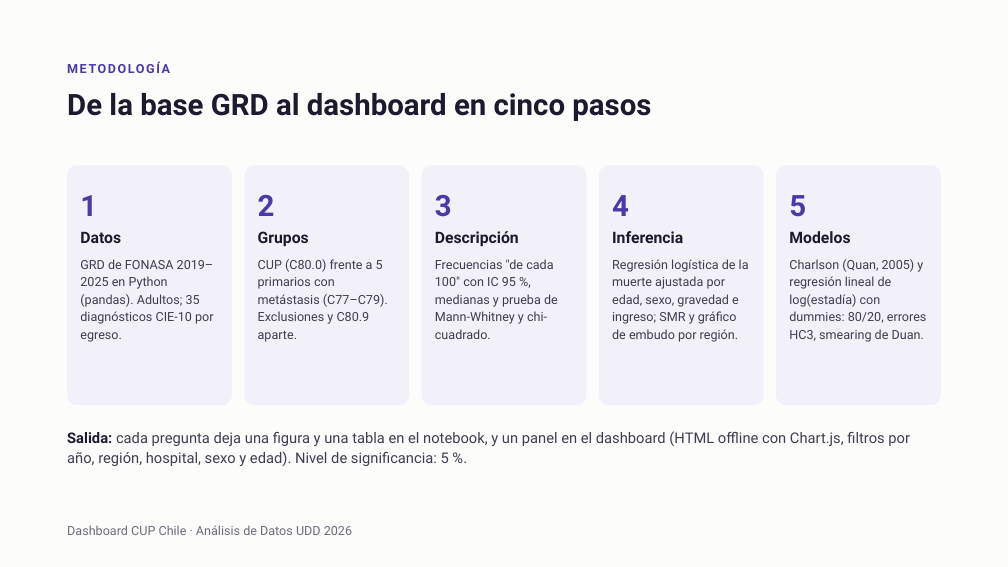
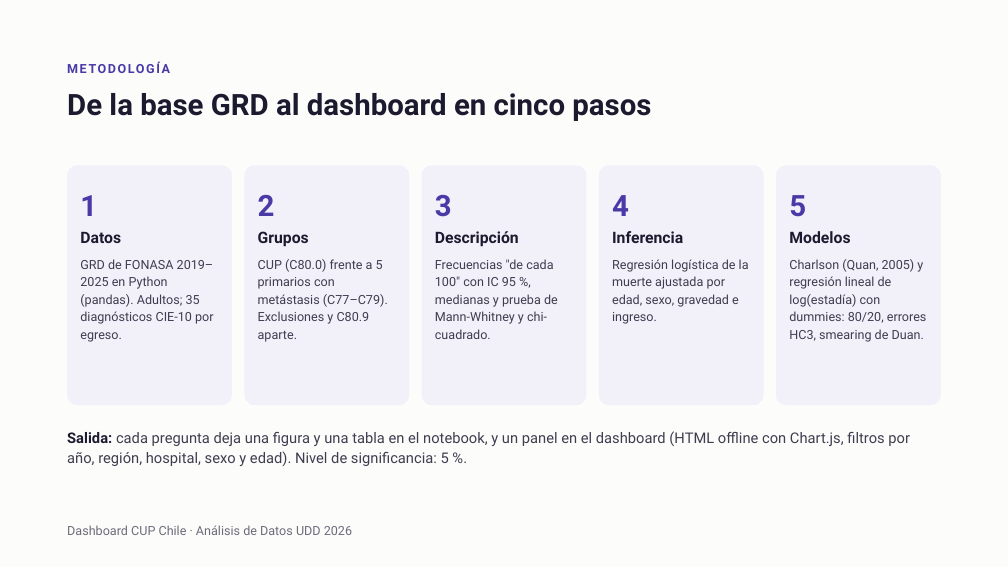
Before and after one commit to mvxizzz/proyecto-analisis-datos, a slide deck: slide 6 of presentacion/Dashboard CUP Chile - Avance 2.pptx. Drawn at 1008x567 pixels with LibreOffice and Linux fonts; fonts in the diff are those of the drawing. Boxes give left, top, right and bottom in pixels: in the first picture for what was removed or moved away, otherwise in the second. Text is boxed around its words. In the diff, an @@ line names an element or a change of style, - is before the commit and + after.

Commit message:
Correcciones del plan de trabajo y dashboard v0.3 con zonas
- Comorbilidad definida igual en la PPT, el guion, el dashboard y el notebook
- "Restricción de datos (0–18 años)" en vez de "limpieza"
- Pacientes únicos frente a egresos: 3.889 egresos CUP de 3.520 pacientes (no es la suma de los años)
- PPT: sin SMR ni embudo en la metodología; captura nueva del dashboard
- Dashboard: "Dif. %" en vez de "Var.", ayudas (i) en cada variable, colores por significado y UI renovada
- Filtro Zona (norte, centro y sur); el mapa se acerca a la zona elegida
- Pestaña Territorio: mapa grande por egresos o mortalidad, indicadores y detalle por región
- Pestaña Comparaciones: las tres zonas lado a lado, CUP frente a metastásicos
- Guion y su PDF actualizados

```diff
--- a/presentacion/Dashboard CUP Chile - Avance 2.pptx
+++ b/presentacion/Dashboard CUP Chile - Avance 2.pptx
@@ text at box(612, 259, 749, 324): text changed @@
-Regresión logística de la muerte ajustada por edad, sexo, gravedad e ingreso; SMR y gráfico de embudo por región.
+Regresión logística de la muerte ajustada por edad, sexo, gravedad e ingreso.
```
Also in this commit, not shown: 4 other slides changed, 7 other files.
